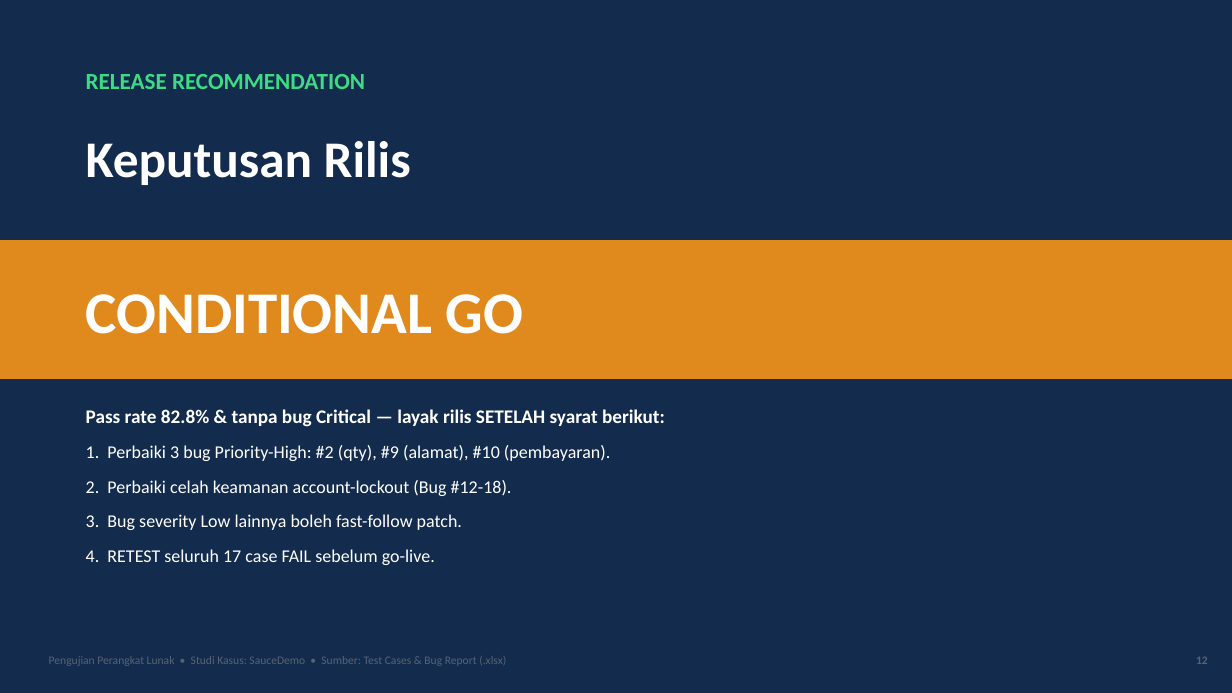
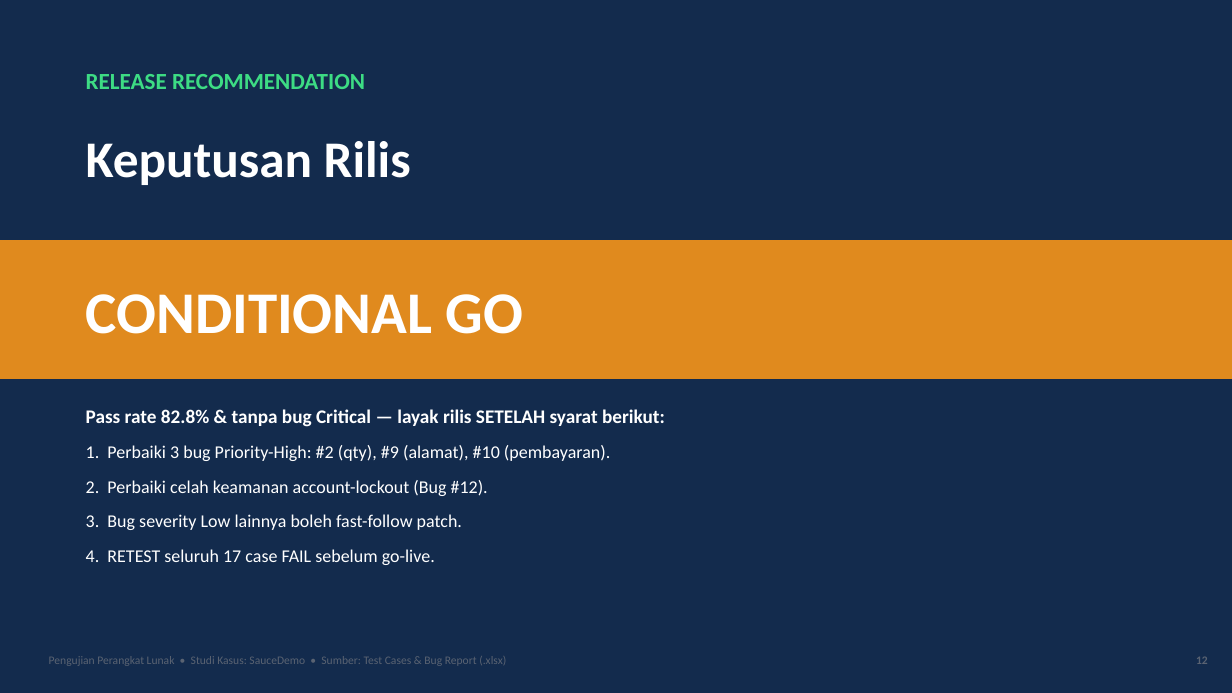
Before and after one commit to Zetakai/software-testing, a slide deck: slide 12 of SauceDemo_Test_Report.pptx. Drawn at 1232x693 pixels with LibreOffice and Linux fonts; fonts in the diff are those of the drawing. Boxes give left, top, right and bottom in pixels: in the first picture for what was removed or moved away, otherwise in the second. Text is boxed around its words. In the diff, an @@ line names an element or a change of style, - is before the commit and + after.

Commit message:
Dedupe account-lockout bug (12-18 -> single #12); 17 bugs -> 12
Bugs 12,14-18 were identical except Role (now dropped per PDF spec).
Merged into one defect (all roles noted). Updated deck, README counts:
severity 8 low/4 medium, priority 3 high/5 medium/4 low.

```diff
--- a/SauceDemo_Test_Report.pptx
+++ b/SauceDemo_Test_Report.pptx
@@ text at <box>86,480,488,496</box>: text changed @@
-2. Perbaiki celah keamanan account-lockout (Bug #12-18).
+2. Perbaiki celah keamanan account-lockout (Bug #12).
```
Also in this commit, not shown: 7 other slides changed, 4 other files.
